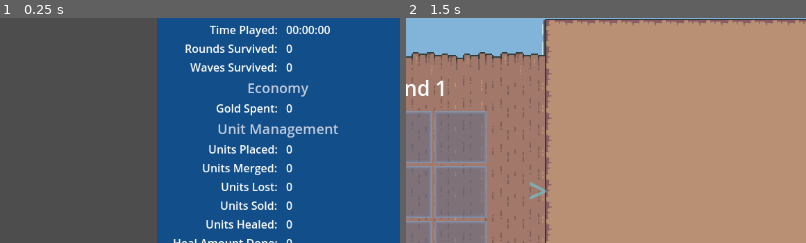
Above: before the commit, frames 1-2 (left to right).
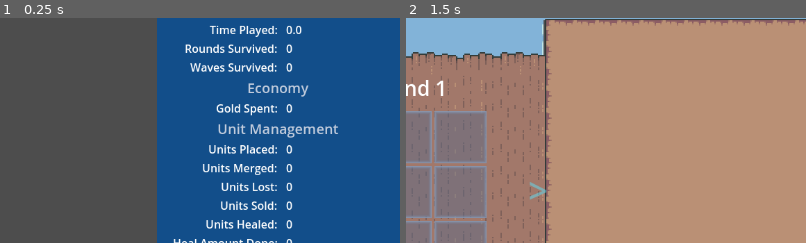
Above: after the commit, the same moments.

Repository: FontysRyan/PizzaProject1St2
Game: Godot game, scene res://Scenes/Gameover.tscn
Same seed, same stepped clock (60 frames per second), same inputs: the game is played once before the commit and once after it. This scene is started directly instead of the project's main scene.
Inputs:
- Up to frame 1 (0.25 s): no input
- Up to frame 2 (1.5 s): click "Retry" at 0.5 s; click "Reroll" at 1.25 s
The pictures show only the part of the screen within x 50-100%, y 16-66%; the shares and areas given below are measured in that part.

The runs differ from the first frame. In frame 1, 0.2% of the frame differs, in the area x 73-83%, y 3-8%; in frame 2, nothing differs.

Commit message:
Add Game Over screen stats display and script
Refactored the GameoverScreen (UI) scene to use explicit stat containers and labels, and added a new script to populate these labels with gameplay statistics from the Stats singleton. This improves clarity, maintainability, and enables dynamic display of end-of-game stats.

Diff:
--- a/Assets/UI/GameoverScreen (UI).tscn
+++ b/Assets/UI/GameoverScreen (UI).tscn
@@ -1,6 +1,7 @@
-[gd_scene load_steps=5 format=3 uid="uid://cg8fagjmx1b1i"]
+[gd_scene load_steps=6 format=3 uid="uid://cg8fagjmx1b1i"]
 
 [ext_resource type="Script" uid="uid://b1e8oso8oehhd" path="res://Assets/UI/Scripts/Retry_btn.gd" id="1_lv2d4"]
+[ext_resource type="Script" uid="uid://cfmh8iuycsghu" path="res://Assets/UI/Scripts/gameover_screen_(ui).gd" id="1_lyxnr"]
 [ext_resource type="Script" uid="uid://bir7hxegb8bdm" path="res://Assets/UI/Scripts/Return_menu.gd" id="2_fp1bh"]
 
 [sub_resource type="StyleBoxFlat" id="StyleBoxFlat_28hf2"]
@@ -16,6 +17,17 @@
 anchor_bottom = 1.0
 grow_horizontal = 2
 grow_vertical = 2
+script = ExtResource("1_lyxnr")
+time_played_label_path = NodePath("HBoxContainer/VBoxContainer/Panel/VBoxContainer/TimePlayedContainer/TimePlayedAmount")
+rounds_survived_label_path = NodePath("HBoxContainer/VBoxContainer/Panel/VBoxContainer/RoundsSurvivedContainer/RoundsSurvivedAmount")
+waves_survived_label_path = NodePath("HBoxContainer/VBoxContainer/Panel/VBoxContainer/WavesSurvivedContainer/WaveSurvivedAmount")
+gold_spent_label_path = NodePath("HBoxContainer/VBoxContainer/Panel/VBoxContainer/GoldSpendContainer/GoldSpentAmount")
+units_placed_label_path = NodePath("HBoxContainer/VBoxContainer/Panel/VBoxContainer/UnitsPlacedContainer/UnitsPlacedAmount")
+units_merged_label_path = NodePath("HBoxContainer/VBoxContainer/Panel/VBoxContainer/UnitsMergedContainer/UnitsMergedAmount")
+units_lost_label_path = NodePath("HBoxContainer/VBoxContainer/Panel/VBoxContainer/UnitsLostContainer/UnitsLostAmount")
+units_sold_label_path = NodePath("HBoxContainer/VBoxContainer/Panel/VBoxContainer/UnitsSoldContainer/UnitsSoldAmount")
+units_healed_label_path = NodePath("HBoxContainer/VBoxContainer/Panel/VBoxContainer/UnitsHealedContainer/UnitsHealedAmount")
+heal_amount_done_label_path = NodePath("HBoxContainer/VBoxContainer/Panel/VBoxContainer/HealAmountDoneContainer/HealAmountDoneAmount")
 
 [node name="HBoxContainer" type="HBoxContainer" parent="."]
 layout_mode = 1
@@ -66,47 +78,50 @@
 text = "Gameplay Progress"
 vertical_alignment = 1
 
-[node name="Item1Container" type="HSplitContainer" parent="HBoxContainer/VBoxContainer/Panel/VBoxContainer"]
-layout_mode = 2
-split_offset = 5
-
-[node name="Label" type="Label" parent="HBoxContainer/VBoxContainer/Panel/VBoxContainer/Item1Container"]
+[node name="TimePlayedContainer" type="HSplitContainer" parent="HBoxContainer/VBoxContainer/Panel/VBoxContainer"]
+layout_mode = 2
+split_offset = 5
+dragging_enabled = false
+
+[node name="TimePlayedTitle" type="Label" parent="HBoxContainer/VBoxContainer/Panel/VBoxContainer/TimePlayedContainer"]
 layout_mode = 2
 size_flags_horizontal = 3
 text = "Time Played:"
 horizontal_alignment = 2
 
-[node name="Label2" type="Label" parent="HBoxContainer/VBoxContainer/Panel/VBoxContainer/Item1Container"]
+[node name="TimePlayedAmount" type="Label" parent="HBoxContainer/VBoxContainer/Panel/VBoxContainer/TimePlayedContainer"]
 layout_mode = 2
 size_flags_horizontal = 3
 text = "00:00:00"
 
-[node name="Item2Container" type="HSplitContainer" parent="HBoxContainer/VBoxContainer/Panel/VBoxContainer"]
-layout_mode = 2
-split_offset = 5
-
-[node name="Label" type="Label" parent="HBoxContainer/VBoxContainer/Panel/VBoxContainer/Item2Container"]
+[node name="RoundsSurvivedContainer" type="HSplitContainer" parent="HBoxContainer/VBoxContainer/Panel/VBoxContainer"]
+layout_mode = 2
+split_offset = 5
+dragging_enabled = false
+
+[node name="RoundsSurvivedTitle" type="Label" parent="HBoxContainer/VBoxContainer/Panel/VBoxContainer/RoundsSurvivedContainer"]
 layout_mode = 2
 size_flags_horizontal = 3
 text = "Rounds Survived:"
 horizontal_alignment = 2
 
-[node name="Label2" type="Label" parent="HBoxContainer/VBoxContainer/Panel/VBoxContainer/Item2Container"]
-layout_mode = 2
-size_flags_horizontal = 3
-text = "0"
-
-[node name="Item3Container" type="HSplitContainer" parent="HBoxContainer/VBoxContainer/Panel/VBoxContainer"]
-layout_mode = 2
-split_offset = 5
-
-[node name="Label" type="Label" parent="HBoxContainer/VBoxContainer/Panel/VBoxContainer/Item3Container"]
+[node name="RoundsSurvivedAmount" type="Label" parent="HBoxContainer/VBoxContainer/Panel/VBoxContainer/RoundsSurvivedContainer"]
+layout_mode = 2
+size_flags_horizontal = 3
+text = "0"
+
+[node name="WavesSurvivedContainer" type="HSplitContainer" parent="HBoxContainer/VBoxContainer/Panel/VBoxContainer"]
+layout_mode = 2
+split_offset = 5
+dragging_enabled = false
+
+[node name="WaveSurvivedTitle" type="Label" parent="HBoxContainer/VBoxContainer/Panel/VBoxContainer/WavesSurvivedContainer"]
 layout_mode = 2
 size_flags_horizontal = 3
 text = "Waves Survived:"
 horizontal_alignment = 2
 
-[node name="Label2" type="Label" parent="HBoxContainer/VBoxContainer/Panel/VBoxContainer/Item3Container"]
+[node name="WaveSurvivedAmount" type="Label" parent="HBoxContainer/VBoxContainer/Panel/VBoxContainer/WavesSurvivedContainer"]
 layout_mode = 2
 size_flags_horizontal = 3
 text = "0"
@@ -119,17 +134,18 @@
 text = "Economy"
 vertical_alignment = 1
 
-[node name="Item1Container2" type="HSplitContainer" parent="HBoxContainer/VBoxContainer/Panel/VBoxContainer"]
-layout_mode = 2
-split_offset = 5
-
-[node name="Label" type="Label" parent="HBoxContainer/VBoxContainer/Panel/VBoxContainer/Item1Container2"]
+[node name="GoldSpendContainer" type="HSplitContainer" parent="HBoxContainer/VBoxContainer/Panel/VBoxContainer"]
+layout_mode = 2
+split_offset = 5
+dragging_enabled = false
+
+[node name="GoldSpentTitle" type="Label" parent="HBoxContainer/VBoxContainer/Panel/VBoxContainer/GoldSpendContainer"]
 layout_mode = 2
 size_flags_horizontal = 3
 text = "Gold Spent:"
 horizontal_alignment = 2
 
-[node name="Label2" type="Label" parent="HBoxContainer/VBoxContainer/Panel/VBoxContainer/Item1Container2"]
+[node name="GoldSpentAmount" type="Label" parent="HBoxContainer/VBoxContainer/Panel/VBoxContainer/GoldSpendContainer"]
 layout_mode = 2
 size_flags_horizontal = 3
 text = "0"
@@ -142,102 +158,108 @@
 text = "Unit Management"
 vertical_alignment = 1
 
-[node name="Item1Container3" type="HSplitContainer" parent="HBoxContainer/VBoxContainer/Panel/VBoxContainer"]
-layout_mode = 2
-split_offset = 5
-
-[node name="Label" type="Label" parent="HBoxContainer/VBoxContainer/Panel/VBoxContainer/Item1Container3"]
+[node name="UnitsPlacedContainer" type="HSplitContainer" parent="HBoxContainer/VBoxContainer/Panel/VBoxContainer"]
+layout_mode = 2
+split_offset = 5
+dragging_enabled = false
+
+[node name="UnitsPlacedTitle" type="Label" parent="HBoxContainer/VBoxContainer/Panel/VBoxContainer/UnitsPlacedContainer"]
 layout_mode = 2
 size_flags_horizontal = 3
 text = "Units Placed:"
 horizontal_alignment = 2
 
-[node name="Label2" type="Label" parent="HBoxContainer/VBoxContainer/Panel/VBoxContainer/Item1Container3"]
-layout_mode = 2
-size_flags_horizontal = 3
-text = "0"
-
-[node name="Item1Container4" type="HSplitContainer" parent="HBoxContainer/VBoxContainer/Panel/VBoxContainer"]
-layout_mode = 2
-split_offset = 5
-
-[node name="Label" type="Label" parent="HBoxContainer/VBoxContainer/Panel/VBoxContainer/Item1Container4"]
+[node name="UnitsPlacedAmount" type="Label" parent="HBoxContainer/VBoxContainer/Panel/VBoxContainer/UnitsPlacedContainer"]
+layout_mode = 2
+size_flags_horizontal = 3
+text = "0"
+
+[node name="UnitsMergedContainer" type="HSplitContainer" parent="HBoxContainer/VBoxContainer/Panel/VBoxContainer"]
+layout_mode = 2
+split_offset = 5
+dragging_enabled = false
+
+[node name="UnitsMergedTitle" type="Label" parent="HBoxContainer/VBoxContainer/Panel/VBoxContainer/UnitsMergedContainer"]
 layout_mode = 2
 size_flags_horizontal = 3
 text = "Units Merged:"
 horizontal_alignment = 2
 
-[node name="Label2" type="Label" parent="HBoxContainer/VBoxContainer/Panel/VBoxContainer/Item1Container4"]
-layout_mode = 2
-size_flags_horizontal = 3
-text = "0"
-
-[node name="Item1Container5" type="HSplitContainer" parent="HBoxContainer/VBoxContainer/Panel/VBoxContainer"]
-layout_mode = 2
-split_offset = 5
-
-[node name="Label" type="Label" parent="HBoxContainer/VBoxContainer/Panel/VBoxContainer/Item1Container5"]
+[node name="UnitsMergedAmount" type="Label" parent="HBoxContainer/VBoxContainer/Panel/VBoxContainer/UnitsMergedContainer"]
+layout_mode = 2
+size_flags_horizontal = 3
+text = "0"
+
+[node name="UnitsLostContainer" type="HSplitContainer" parent="HBoxContainer/VBoxContainer/Panel/VBoxContainer"]
+layout_mode = 2
+split_offset = 5
+dragging_enabled = false
+
+[node name="UnitsLostTitle" type="Label" parent="HBoxContainer/VBoxContainer/Panel/VBoxContainer/UnitsLostContainer"]
 layout_mode = 2
 size_flags_horizontal = 3
 text = "Units Lost:"
 horizontal_alignment = 2
 
-[node name="Label2" type="Label" parent="HBoxContainer/VBoxContainer/Panel/VBoxContainer/Item1Container5"]
-layout_mode = 2
-size_flags_horizontal = 3
-text = "0"
-
-[node name="Item1Container6" type="HSplitContainer" parent="HBoxContainer/VBoxContainer/Panel/VBoxContainer"]
-layout_mode = 2
-split_offset = 5
-
-[node name="Label" type="Label" parent="HBoxContainer/VBoxContainer/Panel/VBoxContainer/Item1Container6"]
+[node name="UnitsLostAmount" type="Label" parent="HBoxContainer/VBoxContainer/Panel/VBoxContainer/UnitsLostContainer"]
+layout_mode = 2
+size_flags_horizontal = 3
+text = "0"
+
+[node name="UnitsSoldContainer" type="HSplitContainer" parent="HBoxContainer/VBoxContainer/Panel/VBoxContainer"]
+layout_mode = 2
+split_offset = 5
+dragging_enabled = false
+
+[node name="UnitsSoldTitle" type="Label" parent="HBoxContainer/VBoxContainer/Panel/VBoxContainer/UnitsSoldContainer"]
 layout_mode = 2
 size_flags_horizontal = 3
 text = "Units Sold:"
 horizontal_alignment = 2
 
-[node name="Label2" type="Label" parent="HBoxContainer/VBoxContainer/Panel/VBoxContainer/Item1Container6"]
-layout_mode = 2
-size_flags_horizontal = 3
-text = "0"
-
-[node name="Item1Container7" type="HSplitContainer" parent="HBoxContainer/VBoxContainer/Panel/VBoxContainer"]
-layout_mode = 2
-split_offset = 5
-
-[node name="Label" type="Label" parent="HBoxContainer/VBoxContainer/Panel/VBoxContainer/Item1Container7"]
+[node name="UnitsSoldAmount" type="Label" parent="HBoxContainer/VBoxContainer/Panel/VBoxContainer/UnitsSoldContainer"]
+layout_mode = 2
+size_flags_horizontal = 3
+text = "0"
+
+[node name="UnitsHealedContainer" type="HSplitContainer" parent="HBoxContainer/VBoxContainer/Panel/VBoxContainer"]
+layout_mode = 2
+split_offset = 5
+dragging_enabled = false
+
+[node name="UnitsHealedTitle" type="Label" parent="HBoxContainer/VBoxContainer/Panel/VBoxContainer/UnitsHealedContainer"]
 layout_mode = 2
 size_flags_horizontal = 3
 text = "Units Healed:"
 horizontal_alignment = 2
 
-[node name="Label2" type="Label" parent="HBoxContainer/VBoxContainer/Panel/VBoxContainer/Item1Container7"]
-layout_mode = 2
-size_flags_horizontal = 3
-text = "0"
-
-[node name="Item1Container8" type="HSplitContainer" parent="HBoxContainer/VBoxContainer/Panel/VBoxContainer"]
-layout_mode = 2
-split_offset = 5
-
-[node name="Label" type="Label" parent="HBoxContainer/VBoxContainer/Panel/VBoxContainer/Item1Container8"]
+[node name="UnitsHealedAmount" type="Label" parent="HBoxContainer/VBoxContainer/Panel/VBoxContainer/UnitsHealedContainer"]
+layout_mode = 2
+size_flags_horizontal = 3
+text = "0"
+
+[node name="HealAmountDoneContainer" type="HSplitContainer" parent="HBoxContainer/VBoxContainer/Panel/VBoxContainer"]
+layout_mode = 2
+split_offset = 5
+dragging_enabled = false
+
+[node name="HealAmountDoneTitle" type="Label" parent="HBoxContainer/VBoxContainer/Panel/VBoxContainer/HealAmountDoneContainer"]
 layout_mode = 2
 size_flags_horizontal = 3
 text = "Heal Amount Done:"
 horizontal_alignment = 2
 
-[node name="Label2" type="Label" parent="HBoxContainer/VBoxContainer/Panel/VBoxContainer/Item1Container8"]
-layout_mode = 2
-size_flags_horizontal = 3
-text = "0"
-
-[node name="VBoxContainer" type="VBoxContainer" parent="HBoxContainer/VBoxContainer/Panel/VBoxContainer"]
+[node name="HealAmountDoneAmount" type="Label" parent="HBoxContainer/VBoxContainer/Panel/VBoxContainer/HealAmountDoneContainer"]
+layout_mode = 2
+size_flags_horizontal = 3
+text = "0"
+
+[node name="ButtonsContainer" type="VBoxContainer" parent="HBoxContainer/VBoxContainer/Panel/VBoxContainer"]
 layout_mode = 2
 size_flags_horizontal = 4
 size_flags_vertical = 3
 
-[node name="Button" type="Button" parent="HBoxContainer/VBoxContainer/Panel/VBoxContainer/VBoxContainer"]
+[node name="Button" type="Button" parent="HBoxContainer/VBoxContainer/Panel/VBoxContainer/ButtonsContainer"]
 custom_minimum_size = Vector2(250, 40)
 layout_mode = 2
 size_flags_vertical = 10
@@ -245,7 +267,7 @@
 text = "Retry"
 script = ExtResource("1_lv2d4")
 
-[node name="Button2" type="Button" parent="HBoxContainer/VBoxContainer/Panel/VBoxContainer/VBoxContainer"]
+[node name="Button2" type="Button" parent="HBoxContainer/VBoxContainer/Panel/VBoxContainer/ButtonsContainer"]
 custom_minimum_size = Vector2(250, 40)
 layout_mode = 2
 size_flags_vertical = 2
--- /dev/null
+++ b/Assets/UI/Scripts/gameover_screen_(ui).gd
@@ -0,0 +1,70 @@
+extends Control
+
+@export var time_played_label_path: NodePath
+@export var rounds_survived_label_path: NodePath
+@export var waves_survived_label_path: NodePath
+
+@export var gold_spent_label_path: NodePath
+
+@export var units_placed_label_path: NodePath
+@export var units_merged_label_path: NodePath
+@export var units_lost_label_path: NodePath
+@export var units_sold_label_path: NodePath
+
+@export var units_healed_label_path: NodePath
+@export var heal_amount_done_label_path: NodePath
+
+const StatsScript = preload("res://Game/Stats.gd")
+var stats
+
+# Helper: safely get a Label node from a NodePath, or null if missing/wrong type.
+func get_label(path: NodePath) -> Label:
+	if not path or str(path) == "":
+		return null
+	var node := get_node_or_null(path)
+	if node and node is Label:
+		return node
+	return null
+
+
+
+func _ready():
+	stats = get_node("/root/Stats")  # uses the already-running singleton instance
+
+
+	# assign values (skip if node missing)
+	var lbl = get_label(time_played_label_path)
+	if lbl:
+		lbl.text = str(stats.time_played if "time_played" in stats else "Cannot read data")
+
+	lbl = get_label(rounds_survived_label_path)
+	if lbl:
+		lbl.text = str(stats.rounds_survived if "rounds_survived" in stats else "Cannot read data")
+	lbl = get_label(waves_survived_label_path)
+	if lbl:
+		lbl.text = str(stats.waves_survived if "waves_survived" in stats else "Cannot read data")
+
+	lbl = get_label(gold_spent_label_path)
+	if lbl:
+		lbl.text = str(stats.gold_spent if "gold_spent" in stats else "Cannot read data")
+	lbl = get_label(units_placed_label_path)
+	if lbl:
+		lbl.text = str(stats.units_placed if "units_placed" in stats else "Cannot read data")
+
+	lbl = get_label(units_merged_label_path)
+	if lbl:
+		lbl.text = str(stats.units_merged if "units_merged" in stats else "Cannot read data")
+	lbl = get_label(units_lost_label_path)
+	if lbl:
+		lbl.text = str(stats.units_lost if "units_lost" in stats else "Cannot read data")
+
+	lbl = get_label(units_sold_label_path)
+	if lbl:
+		lbl.text = str(stats.units_sold if "units_sold" in stats else "Cannot read data")
+	lbl = get_label(units_healed_label_path)
+	if lbl:
+		lbl.text = str(stats.units_healed if "units_healed" in stats else "Cannot read data")
+
+	lbl = get_label(heal_amount_done_label_path)
+	if lbl:
+		lbl.text = str(stats.heal_amount_done if "heal_amount_done" in stats else "Cannot read data")
Not shown, added: Assets/UI/Scripts/gameover_screen_(ui).gd.uid
